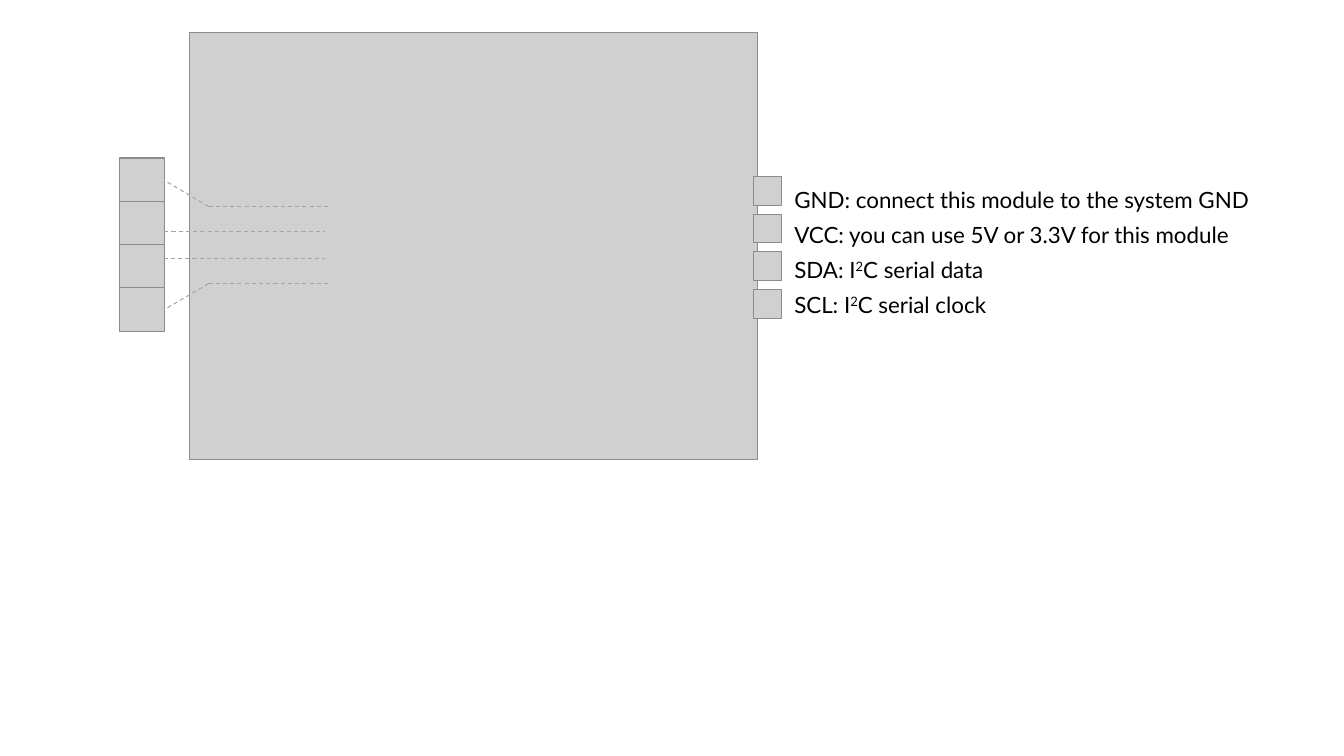
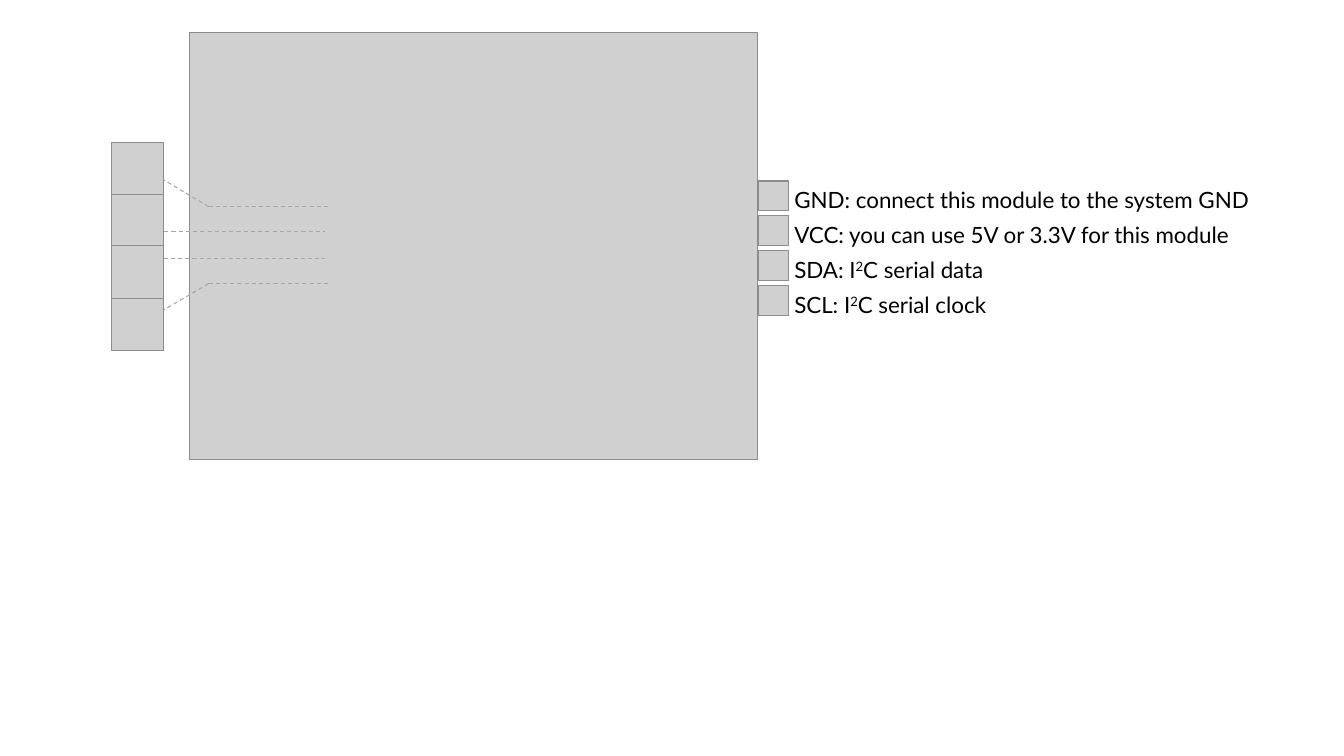
Before and after one commit to SeeedDocument/Grove-I2C_High_Accuracy_Temperature_Sensor-MCP9808, a slide deck: slide 1 of img/pin_map_2040.pptx. Drawn at 1344x756 pixels with LibreOffice and Linux fonts; fonts in the diff are those of the drawing; grey boxes stand for pictures. Boxes give left, top, right and bottom in pixels: in the first picture for what was removed or moved away, otherwise in the second. Text is boxed around its words. In the diff, an @@ line names an element or a change of style, - is before the commit and + after.

```diff
--- a/img/pin_map_2040.pptx
+++ b/img/pin_map_2040.pptx
@@ picture: place and size @@
-picture at [120,158,164,203]
+picture at [111,142,163,195]
@@ picture removed at [753,176,782,206] @@
@@ picture: place and size @@
-picture at [120,202,164,246]
+picture at [111,194,163,246]
@@ picture added at [759,181,788,211] @@
@@ picture: place and size @@
-picture at [753,214,782,243]
+picture at [759,216,788,245]
@@ picture: place and size @@
-picture at [120,244,164,288]
+picture at [111,246,163,298]
@@ picture: place and size @@
-picture at [753,252,782,281]
+picture at [759,251,788,280]
@@ picture added at [111,297,163,350] @@
@@ picture removed at [120,287,164,332] @@
@@ picture: place and size @@
-picture at [753,289,782,319]
+picture at [759,286,788,316]
```
Also in this commit, not shown: 3 other files.
